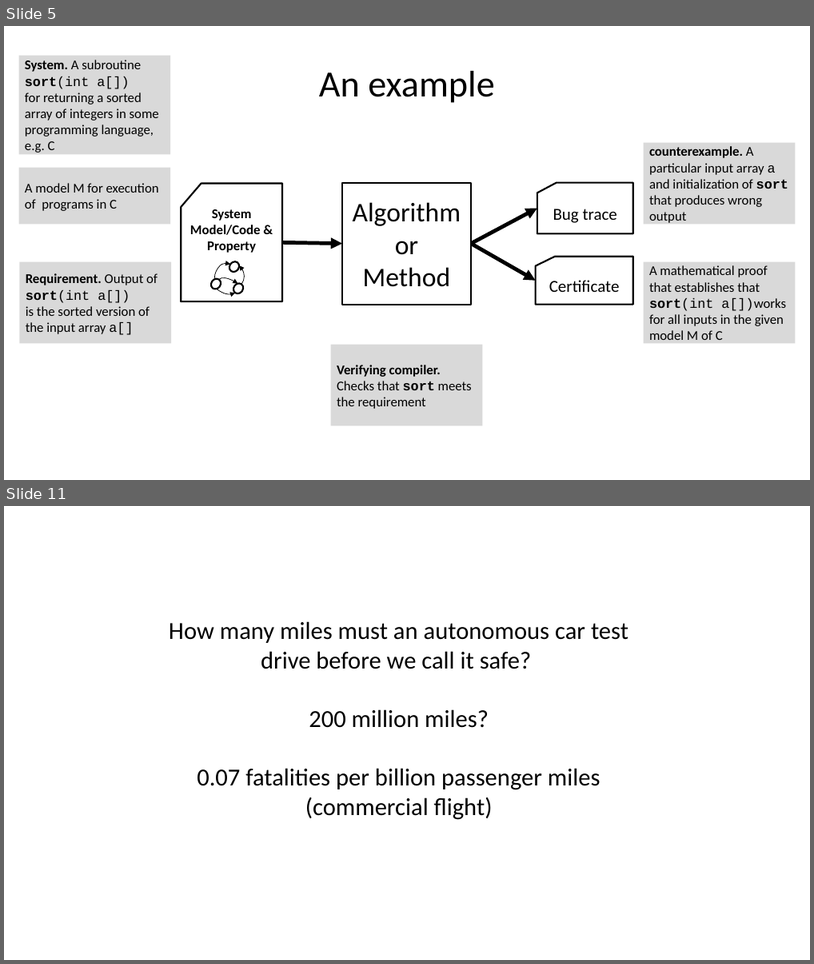
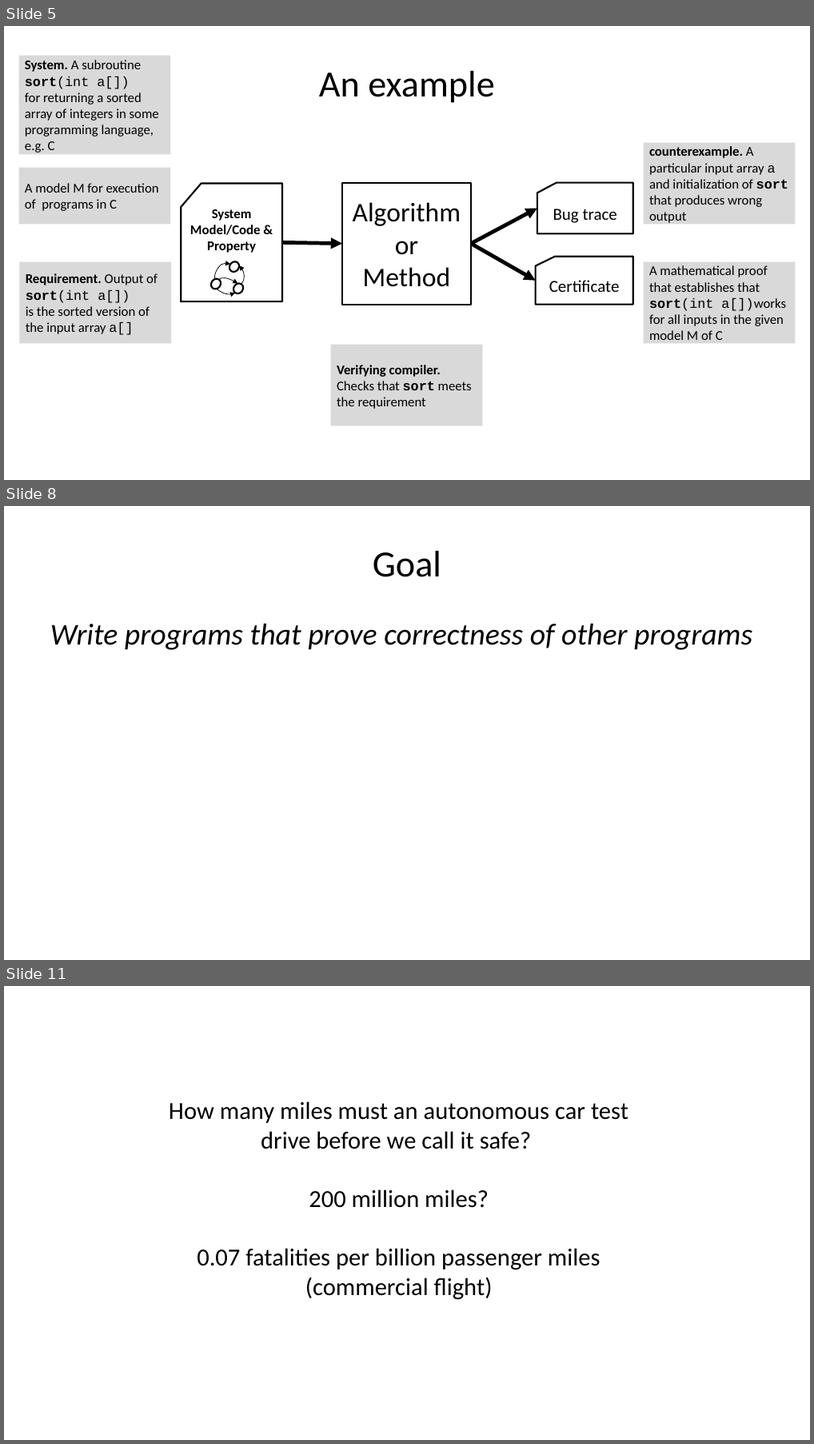
Before and after one commit to sayanmitracode/cpsbooksite, a slide deck: Slides/Introduction-cps.pptx. Shown one above the other, each under a label of ours: slides 5 and 11 before the commit, slides 5, 8 and 11 after it; the slides between them are not shown. The pictures are 814x964 and 814x1444 pixels, drawn with LibreOffice and Linux fonts; fonts in the diff are those of the drawing. Boxes give left, top, right and bottom in pixels: in the first picture for what was removed or moved away, otherwise in the second. Text is boxed around its words. In the diff, an @@ line names an element or a change of style, - is before the commit and + after.

```diff
--- a/Slides/Introduction-cps.pptx
+++ b/Slides/Introduction-cps.pptx
@@ slide 8 added at [4,506,810,960], background #FFFFFF @@
@@ title added at [373,551,442,577], 44 pt, text #000000 @@
+Goal
@@ text added at [50,623,753,650], 36 pt, text #000000, italic @@
+Write programs that prove correctness of other programs
```
Also in this commit, not shown: 9 slides changed, 3 other slides added, 2 slides removed.
